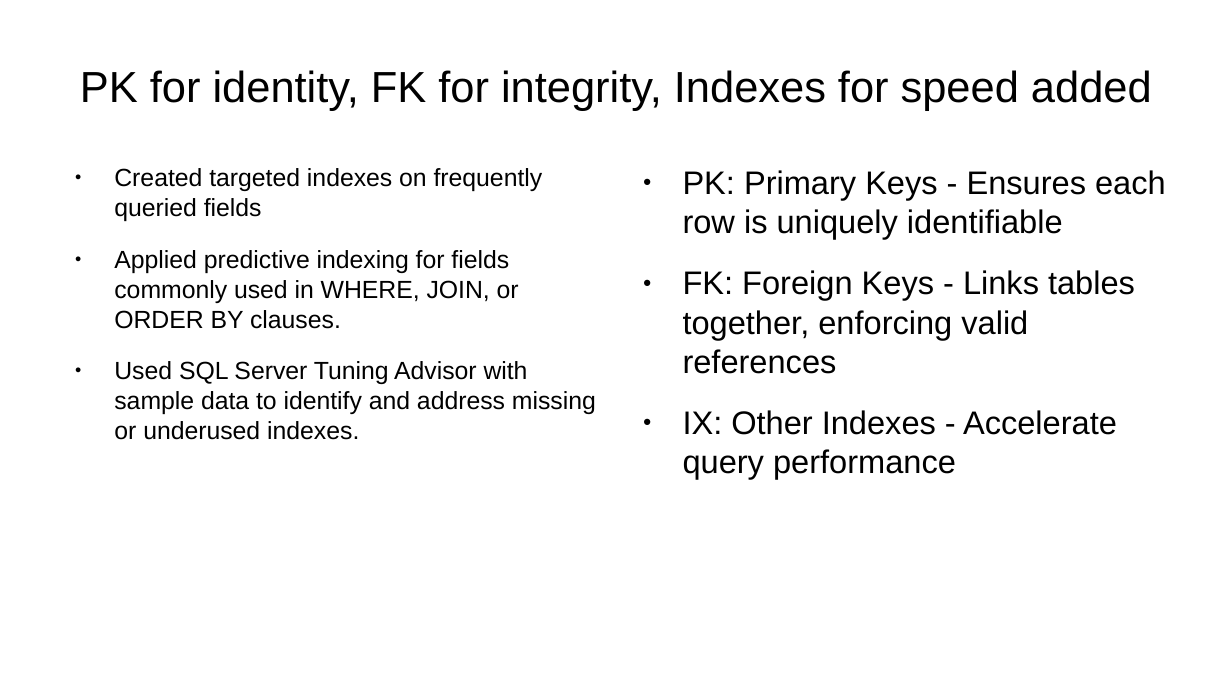
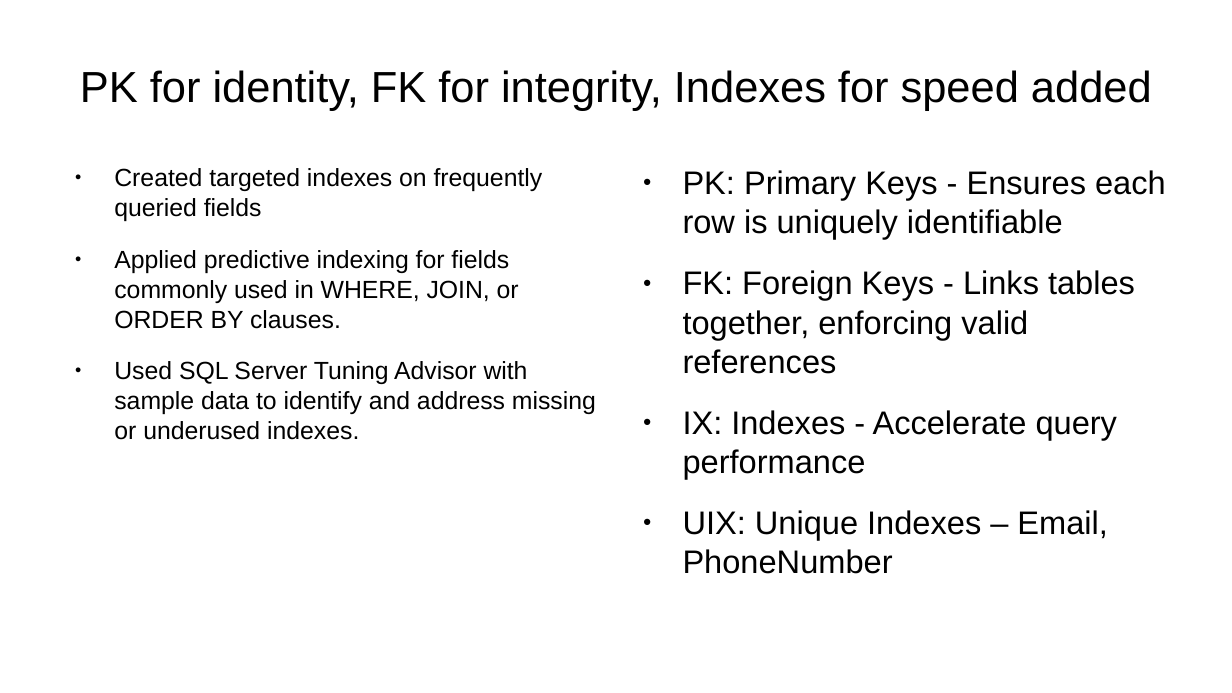
Before and after one commit to philchan2008/customerOrderDatabase, a slide deck: slide 15 of Presentation.odp (slide 14 before the commit). Drawn at 1232x693 pixels with LibreOffice and Linux fonts; fonts in the diff are those of the drawing. Boxes give left, top, right and bottom in pixels: in the first picture for what was removed or moved away, otherwise in the second. Text is boxed around its words. In the diff, an @@ line names an element or a change of style, - is before the commit and + after.

```diff
--- a/Presentation.odp
+++ b/Presentation.odp
@@ text at box(683, 410, 1118, 574): text changed @@
-● IX: Other Indexes - Accelerate query performance
+● IX: Indexes - Accelerate query performance
+● UIX: Unique Indexes – Email, PhoneNumber
```
Also in this commit, not shown: 8 other slides changed, 5 slides added, 7 slides removed, 8 other files.
